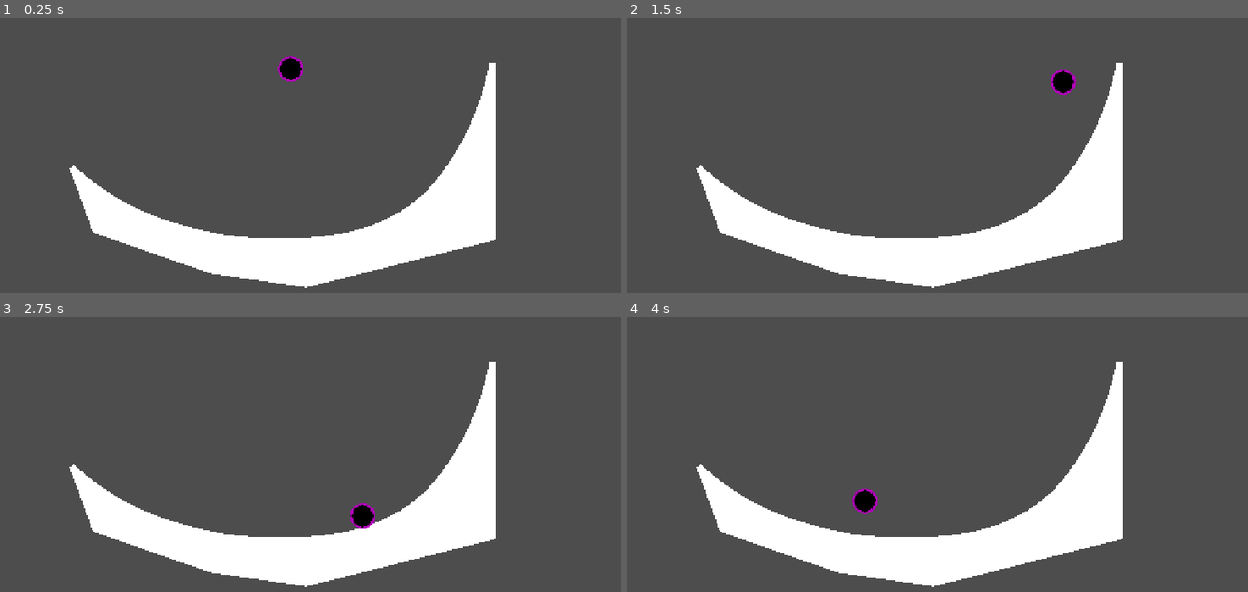
Above: before the commit, frames 1-4 (two rows, left to right).
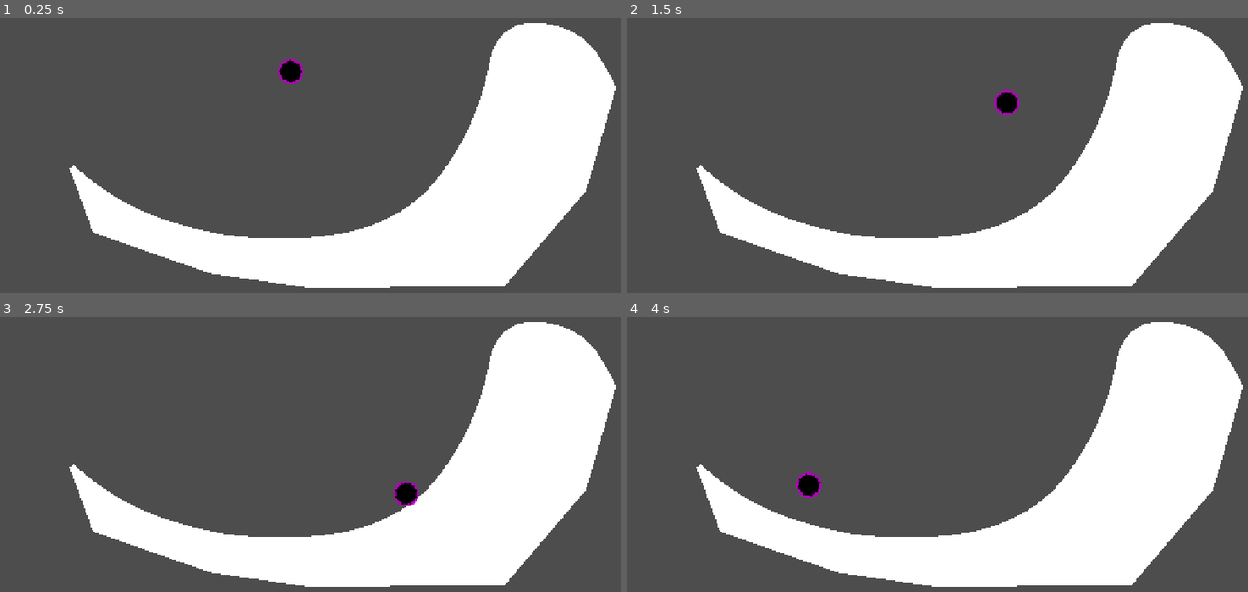
Above: after the commit, the same moments.

Repository: Earth-Turtle/cactus-jam
Game: Godot game, scene res://main.tscn
Same seed, same stepped clock (60 frames per second), same inputs: the game is played once before the commit and once after it.
Inputs:
- Up to frame 1 (0.25 s): no input
- Up to frame 2 (1.5 s): hold Right (move_right) from 0.53 s (still down); tap Space (jump) at 0.77 s
- Up to frame 3 (2.75 s): tap Space (jump) at 1.52 s; release Right (move_right) at 2.03 s; hold Left (move_left) from 2.03 s (still down)
- Up to frame 4 (4 s): release Left (move_left) at 2.78 s; hold Right (move_right) from 2.78 s (still down); tap Space (jump) at 3.02, 3.77 s

The runs differ from the first frame. In frame 1, 16% of the frame differs, in the area x 44-100%, y 1-99%; in frame 2, 16%, in the area x 49-100%, y 1-99%; in frame 3, 16%; in frame 4, 16%.

Commit message:
movement refining
Character now properly slips off of "slippery" surfaces and will stick to surfaces we want to use as sweeping slopes

Diff:
--- a/character_controller/cactus_character.gd
+++ b/character_controller/cactus_character.gd
@@ -2,16 +2,27 @@
 
 enum movementMode { ROLL, SPINY }
 
-const GRAVITY: Vector2i = Vector2i(0.0, -500.0)
+const GRAVITY: Vector2i = Vector2i(0.0, -650.0)
 const ACCELERATION: float = 600.0
 const MAX_VELOCITY: float = 500.0
 const JUMP_STRENGTH: float = 300.0
-const AIR_BRAKE_FACTOR: float = 1.5
+const AIR_CONTROL_FACTOR: float = 0.4
+const GROUND_FRICTION: float = 100.0
 
 var move_state: movementMode = movementMode.ROLL
 var is_grounded: bool = false
 
+var circumference: float
+var ang_velocity: float
+const ANG_FRICTION: float = PI/16
+
 @onready var body = $RollingCollisionBody
+@onready var sprite = $Sprite2D
+
+
+func _ready() -> void:
+	circumference = 25 * 2 * PI # r * 2 * PI
+
 
 func _physics_process(delta: float) -> void:
 	# velocity calculation
@@ -19,33 +30,63 @@
 	var velocity_rotation: float = Vector2.UP.angle_to(up_direction)
 	velocity_direction = velocity_direction.rotated(velocity_rotation) # unit vector of velocity relative to current path
 
-	if velocity_direction.angle_to(velocity) > (PI/2) and !is_grounded:
-		velocity += velocity_direction * (ACCELERATION * delta) * AIR_BRAKE_FACTOR
+	if velocity_direction.angle_to(velocity) < (PI/2) and !is_grounded:
+		velocity += velocity_direction * (ACCELERATION * delta) * AIR_CONTROL_FACTOR
 	else:
 		velocity += velocity_direction * (ACCELERATION * delta)
 
+	velocity = velocity.clampf(-MAX_VELOCITY, MAX_VELOCITY)
 
-	velocity -= GRAVITY * delta
-	velocity = velocity.clampf(-MAX_VELOCITY, MAX_VELOCITY)
+	if velocity_direction.is_zero_approx() && is_grounded:
+		velocity += velocity.direction_to(Vector2.ZERO) * GROUND_FRICTION * delta # apply friction
+		if velocity.length() <= 6 and (up_direction.angle_to(Vector2.UP) < PI/4):
+			velocity = Vector2.ZERO
+		else:
+			velocity -= GRAVITY * delta
+	else:
+		velocity -= GRAVITY * delta
+
+	sprite_roll(velocity, delta)
 
 	if move_and_slide():
 		calculate_floor_angle()
-		print(up_direction)
 	else:
 		is_grounded = false
+		up_direction = Vector2.UP
+
 
 
 func calculate_floor_angle() -> void:
 	if is_on_floor_only():
 		up_direction = get_last_slide_collision().get_normal()
 		is_grounded = true
-	elif !is_grounded: #if in air and colliding with an o(bject
-		up_direction = get_last_slide_collision().get_normal()
-		is_grounded = true
+	elif !is_grounded: #if in air and colliding with an object
+		if get_last_slide_collision().get_collider().get_collision_layer() == 4:
+			if get_last_slide_collision().get_normal().angle_to(Vector2.UP) < PI/8:
+				up_direction = Vector2.UP
+				is_grounded = false
+		else:
+			up_direction = get_last_slide_collision().get_normal()
+			is_grounded = true
 	else:
 		up_direction = Vector2.UP
-		is_grounded = false
 
+
+func sprite_roll(velocity: Vector2, delta: float) -> void:
+	var distance: float = velocity.length() * delta
+	if velocity.x < 0:
+		distance = distance * -1
+	if is_grounded:
+		ang_velocity = distance / 25
+	elif is_grounded and velocity.length() <= 2:
+		ang_velocity = 0
+	else:
+		if ang_velocity > 0: # rotating clockwise
+			ang_velocity = max(0, ang_velocity - ANG_FRICTION * delta)
+		elif ang_velocity < 0: # rotating counterclockwise
+			ang_velocity = min(0, ang_velocity + ANG_FRICTION * delta)
+
+	sprite.rotate(ang_velocity)
 
 
 func get_input() -> Vector2:
--- a/character_controller/cactus_character.tscn
+++ b/character_controller/cactus_character.tscn
@@ -4,11 +4,12 @@
 [ext_resource type="Texture2D" uid="uid://imw37psvldad" path="res://art/ball.png" id="3_flpg2"]
 
 [sub_resource type="CircleShape2D" id="CircleShape2D_kdr8x"]
-radius = 25.02
+radius = 25.0
 
 [node name="CactusPlayer" type="CharacterBody2D"]
-collision_mask = 2
+collision_mask = 6
 floor_stop_on_slope = false
+floor_max_angle = 1.48353
 script = ExtResource("1_a3la2")
 
 [node name="RollingCollisionBody" type="CollisionShape2D" parent="."]
--- a/project.godot
+++ b/project.godot
@@ -76,6 +76,7 @@
 
 2d_physics/layer_1="Player"
 2d_physics/layer_2="Environment"
+2d_physics/layer_3="Slippery Environment"
 
 [rendering]
 
--- a/scenes/test_level.tscn
+++ b/scenes/test_level.tscn
@@ -1,16 +1,19 @@
-[gd_scene load_steps=4 format=3 uid="uid://ddejxwou8bqg4"]
+[gd_scene load_steps=5 format=3 uid="uid://ddejxwou8bqg4"]
 
 [ext_resource type="Script" uid="uid://bxxcp568708jo" path="res://scripts/terrain.gd" id="1_2venv"]
 
 [sub_resource type="Curve2D" id="Curve2D_paw1w"]
 bake_interval = 40.0
 _data = {
-"points": PackedVector2Array(0, 0, 0, 0, 164, 412, -99.5716, …(119 unchanged characters)… 07.516, 852, 446, 0, 0, 0, 0, 959, 214, 0, 0, 0, 0, 960, 546, 0, 0, 0, 0, 608, 635, 0, 0, 0, 0, 428, 609, 0, 0, 0, 0, 208, 532, 0, 0, 0, 0, 164, 412)
+"points": PackedVector2Array(0, 0, 0, 0, 164, 412, -99.5716, …(119 unchanged characters)… 07.516, 852, 446, 0, 0, 0, 0, 959, 214, -24.8368, 24.8368, 24.8368, -24.8368, 985, 162, 0, 0, 0, 0, 1060, 146, -29.1833, -22.3532, 29.1833, 22.3532, 1130, 174, 0, 0, 0, 0, 1188, 263, 0, 0, 0, 0, 1132, 455, 0, 0, 0, 0, 979, 634, 0, 0, 0, 0, 608, 635, 0, 0, 0, 0, 428, 609, 0, 0, 0, 0, 208, 532, 0, 0, 0, 0, 164, 412)
 }
-point_count = 10
+point_count = 15
 
 [sub_resource type="RectangleShape2D" id="RectangleShape2D_2venv"]
 size = Vector2(226, 56)
+
+[sub_resource type="RectangleShape2D" id="RectangleShape2D_paw1w"]
+size = Vector2(38, 119)
 
 [node name="TestLevel" type="Node2D"]
 
@@ -30,7 +33,11 @@
 
 [node name="StaticBody2D" type="StaticBody2D" parent="."]
 position = Vector2(584, 388)
-collision_layer = 2
+collision_layer = 4
 
 [node name="CollisionShape2D" type="CollisionShape2D" parent="StaticBody2D"]
 shape = SubResource("RectangleShape2D_2venv")
+
+[node name="CollisionShape2D2" type="CollisionShape2D" parent="StaticBody2D"]
+position = Vector2(-126, -78)
+shape = SubResource("RectangleShape2D_paw1w")
